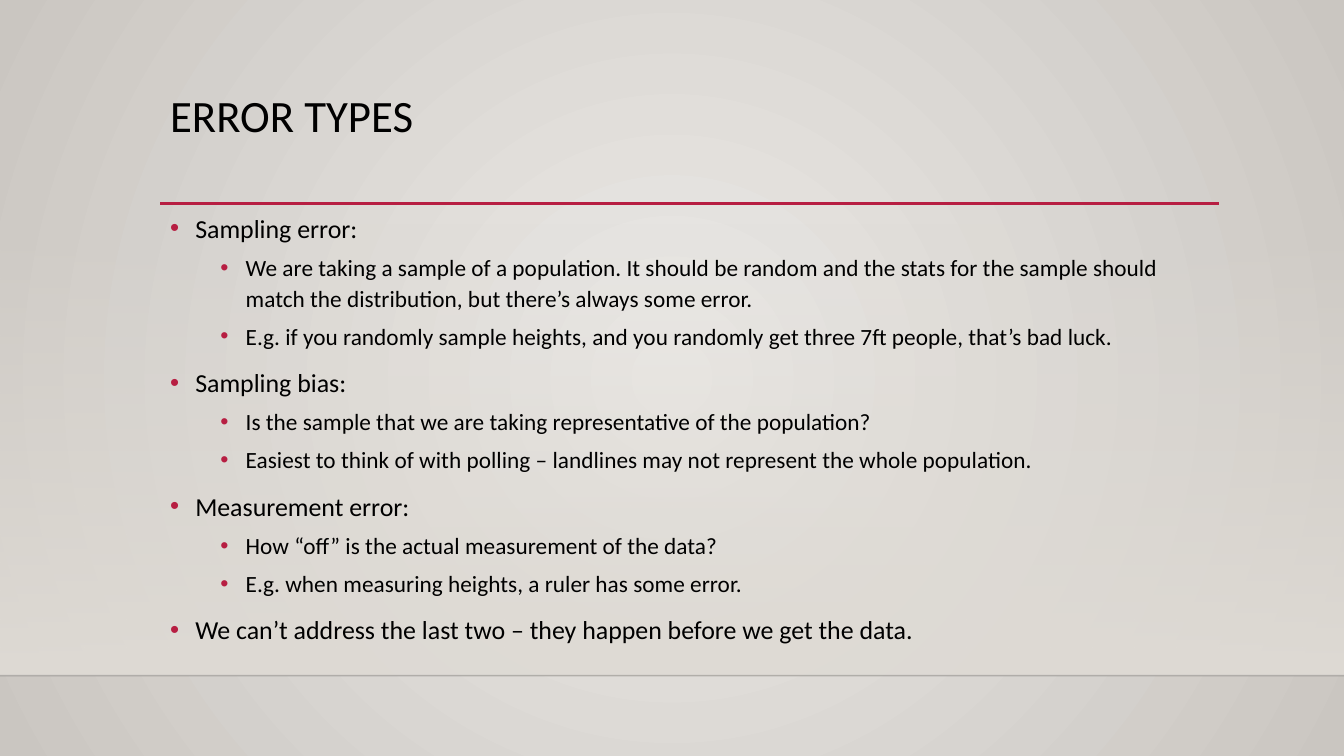
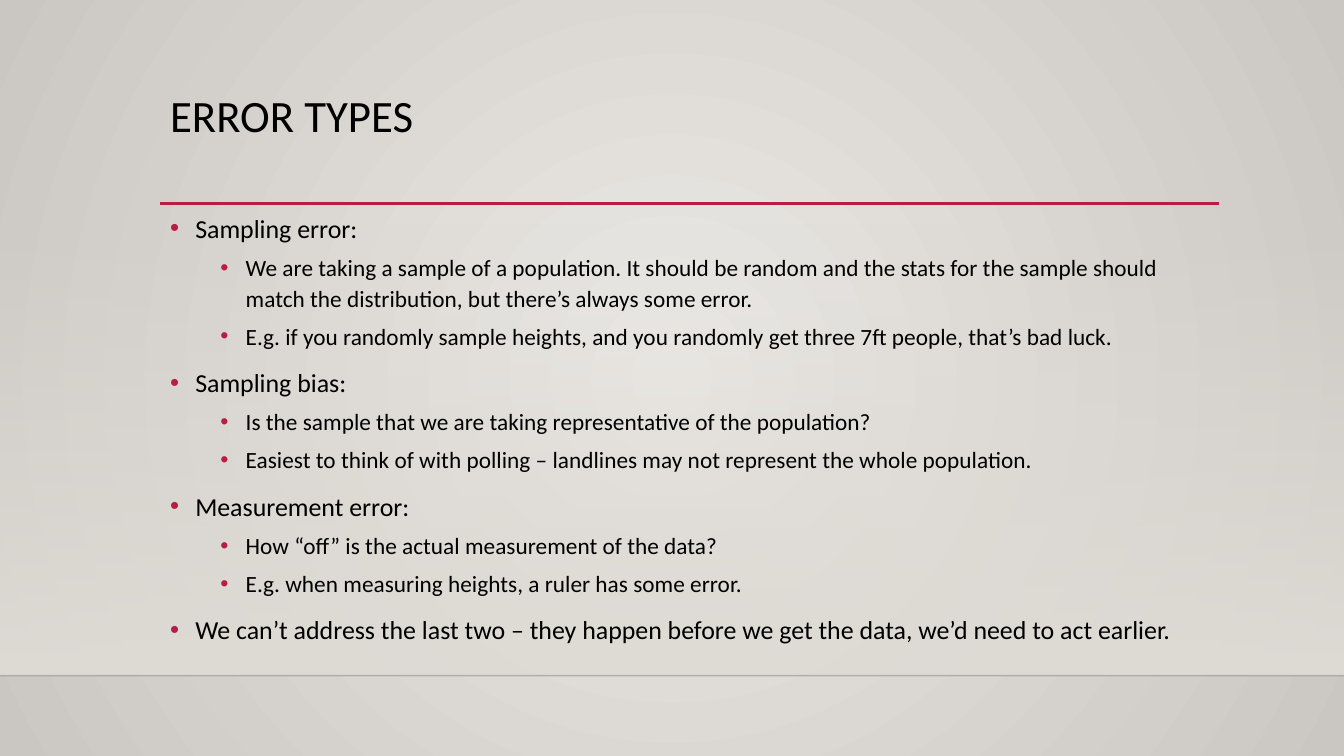
Before and after one commit to AkeemSemperDataScience/Basic_Stats_in_Python_Student_Repository, a slide deck: slide 9 of reference_material/slides/016_Sampling_Estimation.pptx (slide 6 before the commit). Drawn at 1344x756 pixels with LibreOffice and Linux fonts; fonts in the diff are those of the drawing; background and template pictures are left out. Boxes give left, top, right and bottom in pixels: in the first picture for what was removed or moved away, otherwise in the second. Text is boxed around its words. In the diff, an @@ line names an element or a change of style, - is before the commit and + after.

```diff
--- a/reference_material/slides/016_Sampling_Estimation.pptx
+++ b/reference_material/slides/016_Sampling_Estimation.pptx
@@ text at <box>195,621,1170,644</box>: text changed @@
-• We can’t address the last two – they happen before we get the data.
+• We can’t address the last two – they happen before we get the data, we’d need to act earlier.
```
Also in this commit, not shown: 5 other slides changed, 20 slides added, 12 other files.
